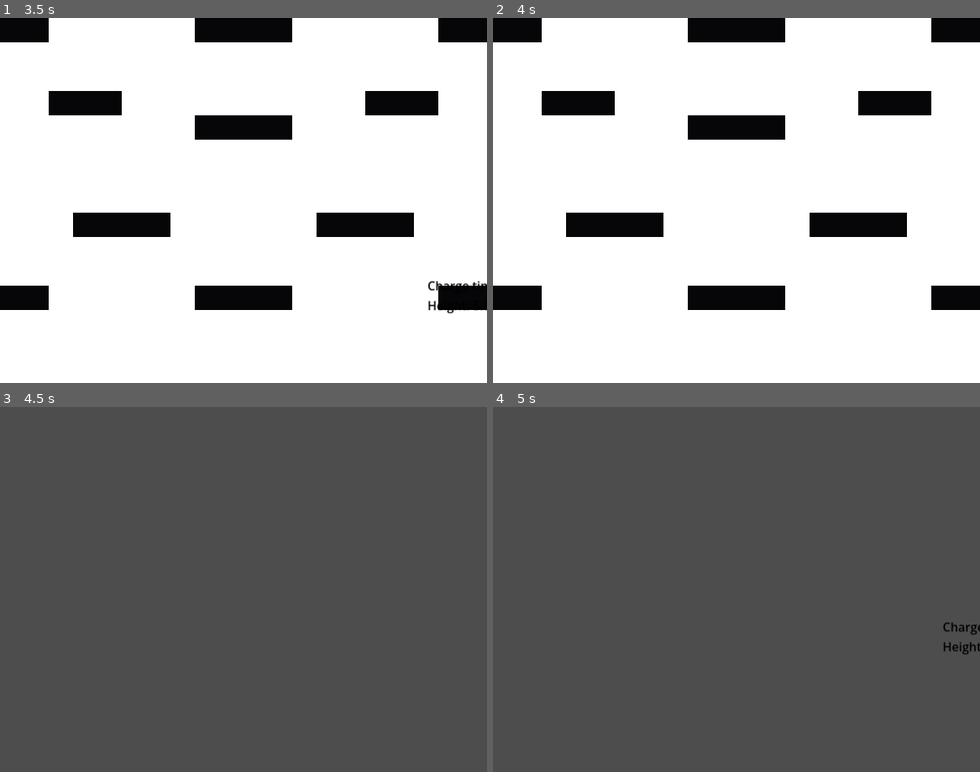
Above: before the commit, frames 1-4 (two rows, left to right).
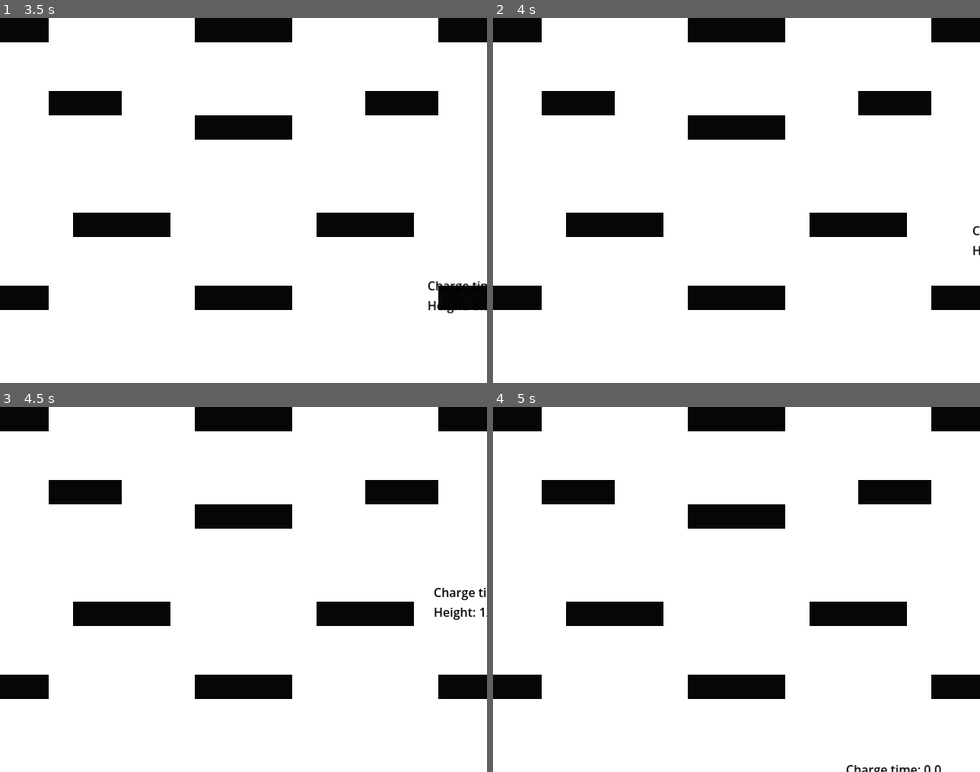
Above: after the commit, the same moments.

Repository: chukchageroj/gamejam
Game: Godot game, scene res://scenes/level_1.tscn
Same seed, same stepped clock (60 frames per second), same inputs: the game is played once before the commit and once after it.
Inputs:
- Up to frame 1 (3.5 s): hold D (right) 0.53-2.03 s; tap Space (jump) at 0.77, 1.52, 3.02 s; hold A (left) 2.03-2.78 s; hold D (right) from 2.78 s (still down)
- Up to frame 2 (4 s): keep holding D (right); tap Space (jump) at 3.77 s
- Up to frame 3 (4.5 s): release D (right) at 4.28 s; hold A (left) from 4.28 s (still down)
- Up to frame 4 (5 s): keep holding A (left); tap Space (jump) at 4.52 s

Frame 1 is identical in both runs. In frame 2, less than 0.1% of the frame differs, in the area x 98-100%, y 56-65%; in frame 3, 100%; in frame 4, 100%, in the area x 0-100%, y 0-100%.

Commit message:
added borders to level 1

Diff:
--- a/scenes/level_1.tscn
+++ b/scenes/level_1.tscn
@@ -31,6 +31,17 @@
 a = Vector2(640, 0)
 b = Vector2(0, 0)
 
+[sub_resource type="SegmentShape2D" id="SegmentShape2D_f1jgh"]
+b = Vector2(0, -15904)
+
+[sub_resource type="SegmentShape2D" id="SegmentShape2D_qu88i"]
+a = Vector2(640, -15904)
+b = Vector2(640, 0)
+
+[sub_resource type="SegmentShape2D" id="SegmentShape2D_lvi02"]
+a = Vector2(640, -15904)
+b = Vector2(0, -15904)
+
 [node name="Level1" type="Node2D" unique_id=225641070]
 script = ExtResource("1_bswci")
 
@@ -46,8 +57,20 @@
 
 [node name="Borders" type="StaticBody2D" parent="." unique_id=274333483]
 
-[node name="CollisionShape2D" type="CollisionShape2D" parent="Borders" unique_id=1738863736]
+[node name="1" type="CollisionShape2D" parent="Borders" unique_id=1738863736]
 shape = SubResource("SegmentShape2D_7n3ac")
+metadata/_edit_lock_ = true
+
+[node name="2" type="CollisionShape2D" parent="Borders" unique_id=1205146924]
+shape = SubResource("SegmentShape2D_f1jgh")
+metadata/_edit_lock_ = true
+
+[node name="3" type="CollisionShape2D" parent="Borders" unique_id=1213751192]
+shape = SubResource("SegmentShape2D_qu88i")
+metadata/_edit_lock_ = true
+
+[node name="4" type="CollisionShape2D" parent="Borders" unique_id=867008858]
+shape = SubResource("SegmentShape2D_lvi02")
 
 [node name="Player" parent="." unique_id=1064505858 instance=ExtResource("1_014kd")]
 position = Vector2(136, -71)
